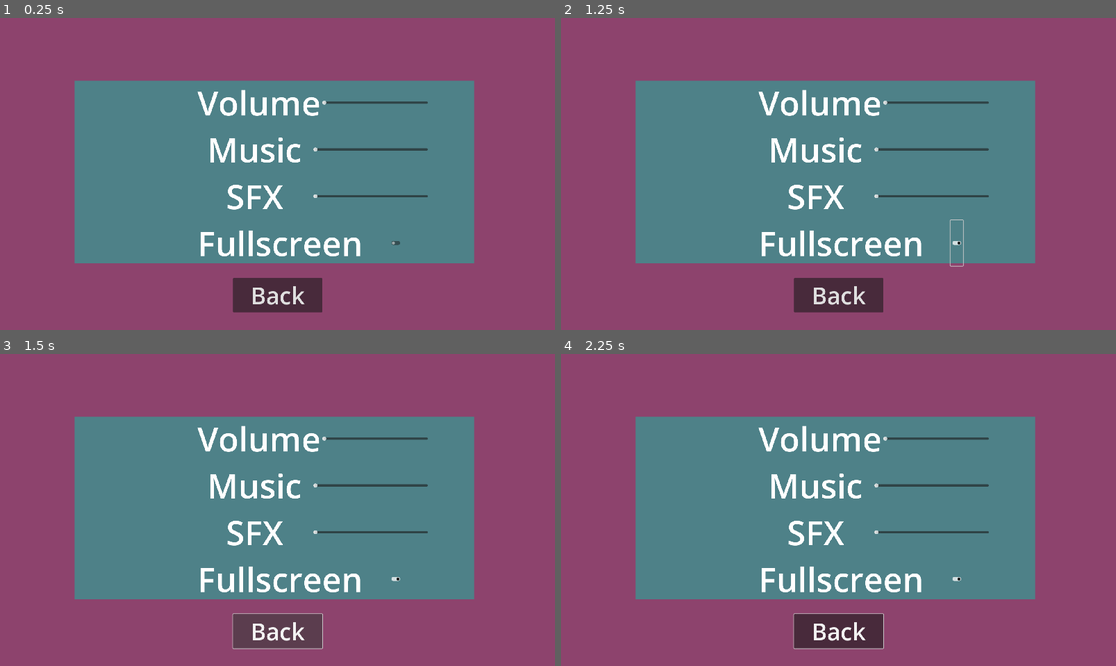
Above: before the commit, frames 1-4 (two rows, left to right).
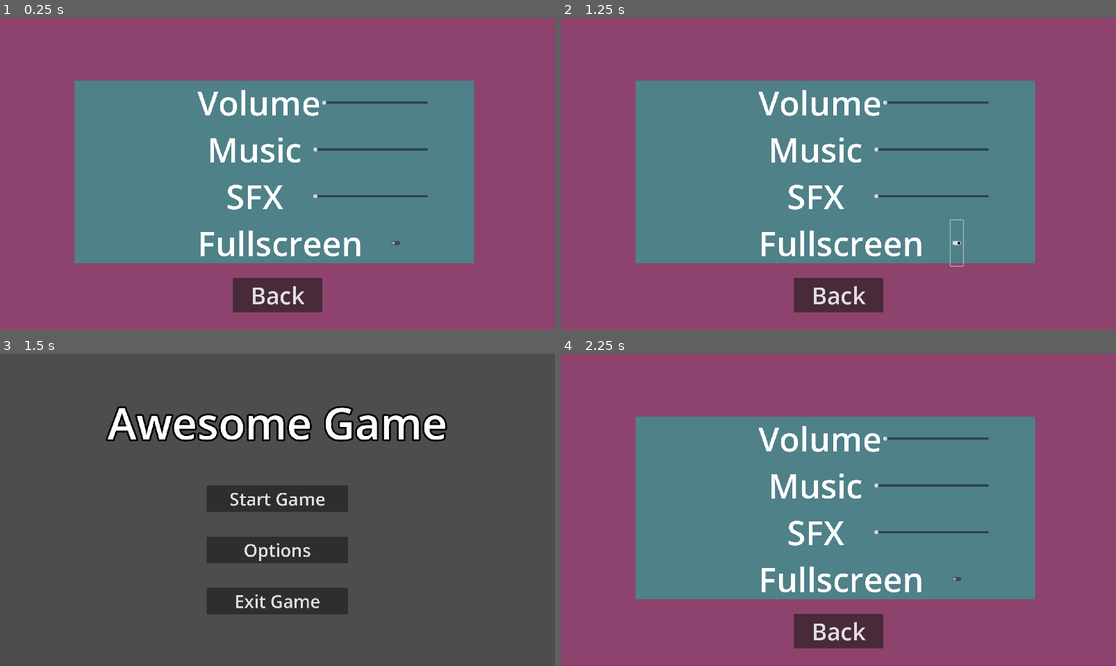
Above: after the commit, the same moments.

Repository: P0ddy/Project-Bentley
Game: Godot game, scene res://Scenes/Menu/options_menu.tscn
The game is run twice, just before and just after one commit, with the same random seed, the same clock (stepped at 60 frames per second) and the same inputs. This scene is started directly instead of the project's main scene.
Inputs (mouse positions are in pixels of both pictures, inside the frame that each line leads up to):
- Up to frame 1 (0.25 s): no input
- Up to frame 2 (1.25 s): click (955, 242) at 0.5 s
- Up to frame 3 (1.5 s): click "Back" at 1.25 s
- Up to frame 4 (2.25 s): click (838, 550) at 2 s, where only the run after the commit has a clickable "Options"

Frames 1-2 are identical in both runs. In frame 3, 98% of the frame differs, in the area x 0-100%, y 0-100%; in frame 4, 0.2%.
Error before the commit: Parse Error: Expected expression after "==" operator. (res://Scenes/Menu/options_menu.gd:20)

Commit message:
immer immer weiter

Diff:
--- a/Scenes/Menu/options_menu.gd
+++ b/Scenes/Menu/options_menu.gd
@@ -16,5 +16,10 @@
 	$Music.play()
 
 
-	func _change_volumen(volumen, bus):
-		if volumen ==
+
+
+func _change_volumen(volumen, bus):
+	if volumen == MusicSlider.min_value:
+		AudioServer.set_bus_mute(AudioServer.get_bus_index(bus), true)
+	else:
+		AudioServer.set_bus_mute(AudioServer.get_bus_index(bus), true)
